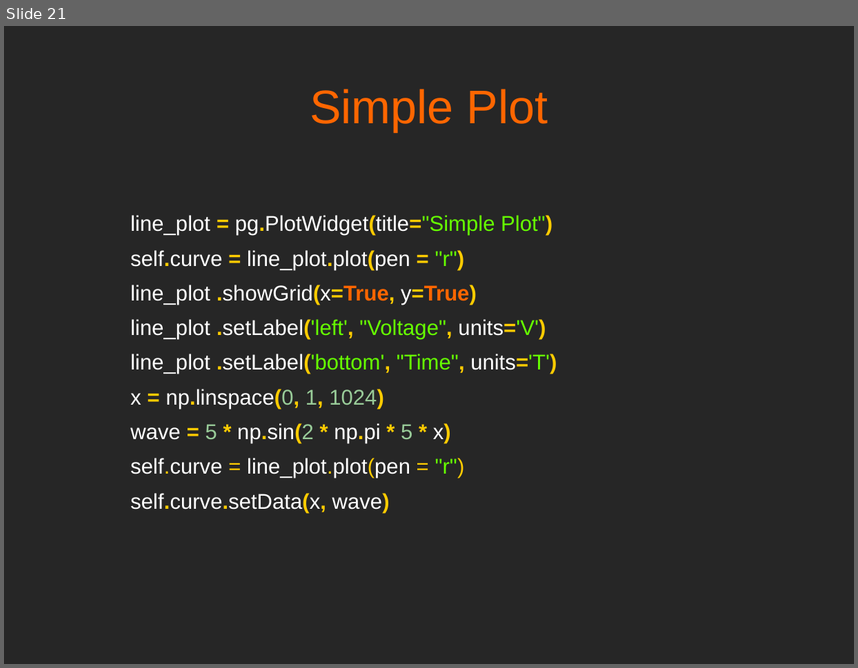
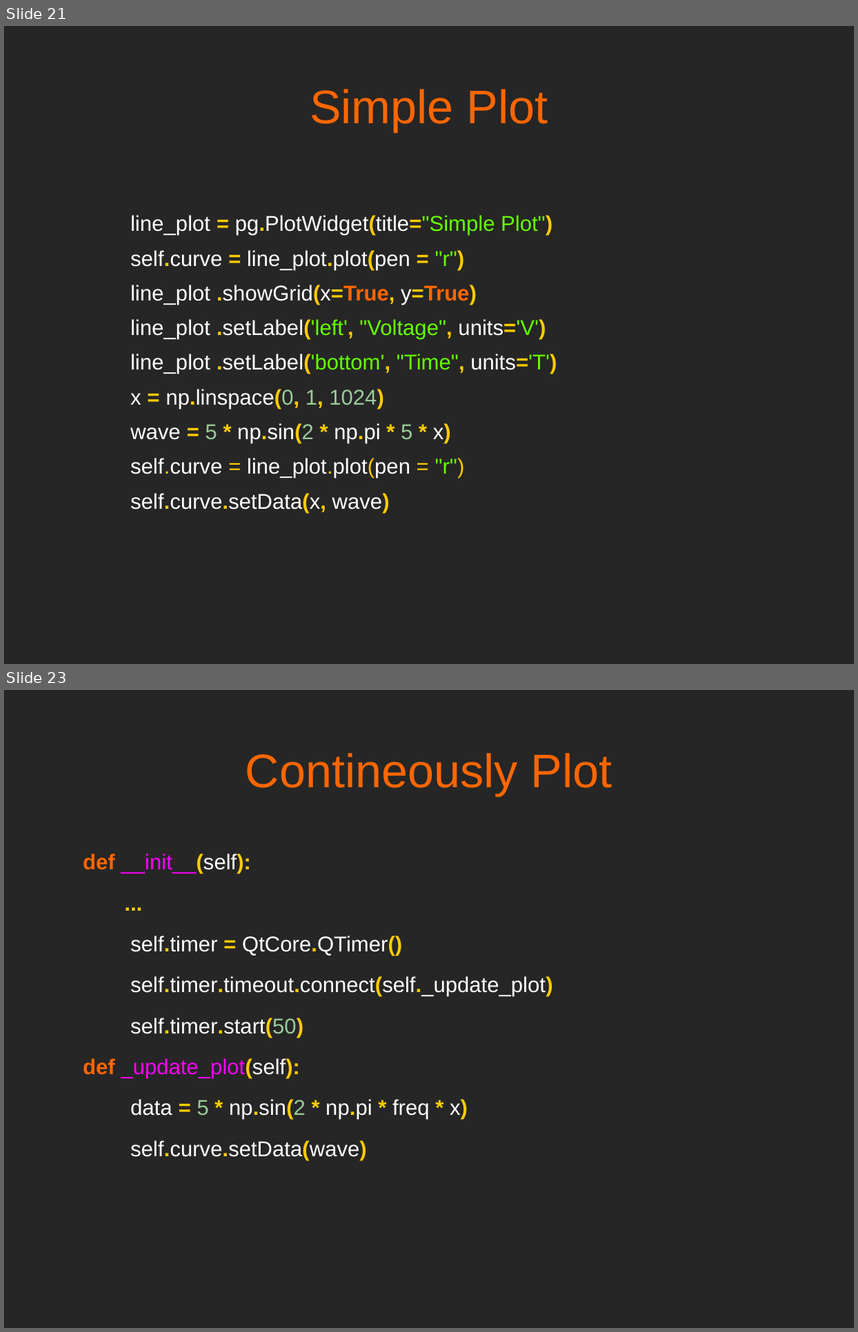
Before and after one commit to mfarhan12/qt-presentation, a slide deck: OPAG QT Presentation.odp. Shown one above the other, each under a label of ours: slide 21 before the commit, slides 21 and 23 after it; the slides between them are not shown. The pictures are 858x668 and 858x1332 pixels, drawn with LibreOffice and Linux fonts; fonts in the diff are those of the drawing. Boxes give left, top, right and bottom in pixels: in the first picture for what was removed or moved away, otherwise in the second. Text is boxed around its words. In the diff, an @@ line names an element or a change of style, - is before the commit and + after.

```diff
--- a/OPAG QT Presentation.odp
+++ b/OPAG QT Presentation.odp
@@ slide 23 added at (4,690,854,1328), background #262626 @@
@@ text added at (245,753,613,796), 44 pt, text #FF6600 @@
+Contineously Plot
@@ text added at (83,854,553,1161), 20 pt, text #FFFFFF @@
+def __init__(self):
+...
+self.timer = QtCore.QTimer()
+self.timer.timeout.connect(self._update_plot)
+self.timer.start(50)
+def _update_plot(self):
+data = 5 * np.sin(2 * np.pi * freq * x)
+self.curve.setData(wave)
```
Also in this commit, not shown: 1 slide changed, 3 other slides added, 1 slide removed, 3 other files.
